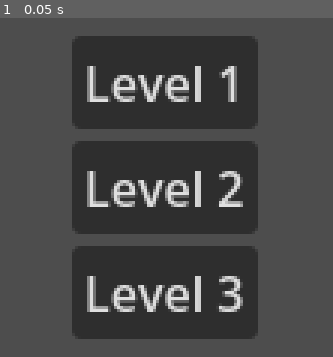
Above: before the commit, frame 1.
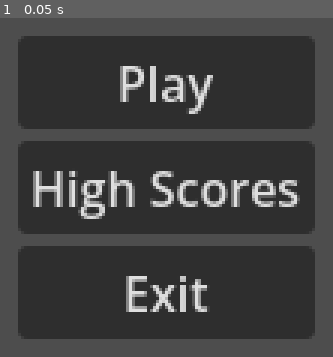
Above: after the commit, the same moment.

Repository: VeryNyu/cs-5410-final
Game: Godot game, scene res://Scenes/UI/main.tscn
Same seed, same stepped clock (60 frames per second), same inputs: the game is played once before the commit and once after it. This scene is started directly instead of the project's main scene.
Inputs:
- Up to frame 1 (0.05 s): no input

The runs differ from the first frame. In frame 1, 36% of the frame differs, in the area x 5-95%, y 5-95%.

Commit message:
Update main.tscn

Diff:
--- a/Scenes/UI/main.tscn
+++ b/Scenes/UI/main.tscn
@@ -11,7 +11,6 @@
 [node name="CanvasLayer" type="CanvasLayer" parent="." unique_id=618991188]
 
 [node name="Home" type="VBoxContainer" parent="CanvasLayer" unique_id=1720736479]
-visible = false
 anchors_preset = 8
 anchor_left = 0.5
 anchor_top = 0.5
@@ -35,7 +34,7 @@
 size_flags_vertical = 4
 text = "High Scores"
 
-[node name="Button" type="Button" parent="CanvasLayer/Home" unique_id=423680403]
+[node name="Exit" type="Button" parent="CanvasLayer/Home" unique_id=423680403]
 layout_mode = 2
 text = "Exit"
 
@@ -53,6 +52,7 @@
 grow_vertical = 2
 
 [node name="Play" type="VBoxContainer" parent="CanvasLayer" unique_id=18443864]
+visible = false
 anchors_preset = 8
 anchor_left = 0.5
 anchor_top = 0.5
